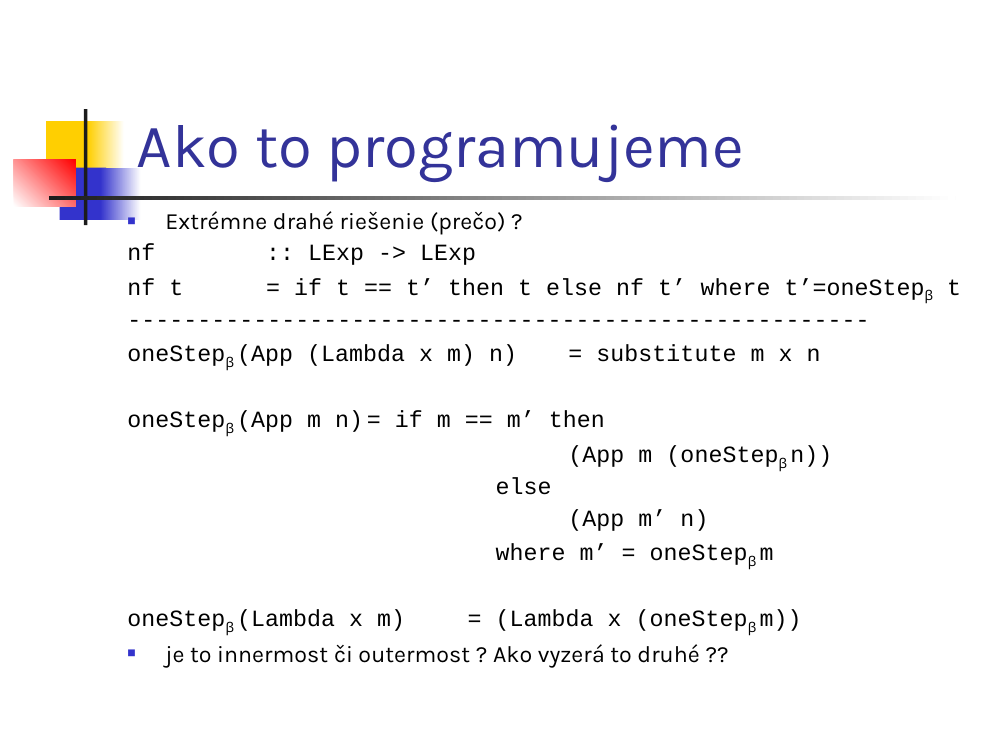
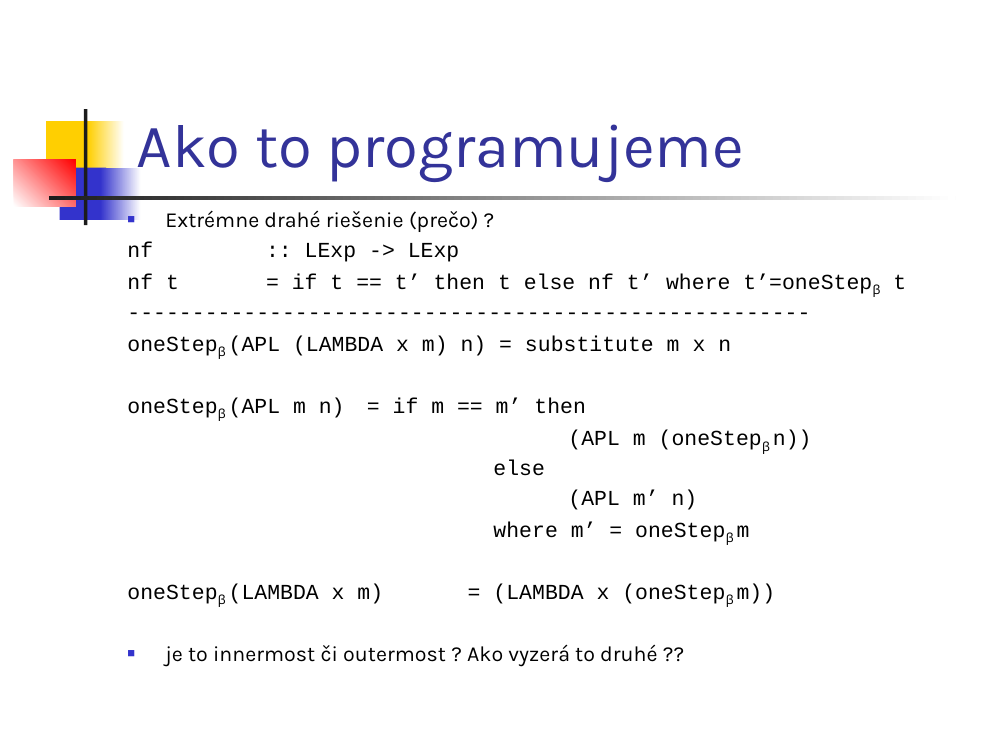
Before and after one commit to Funkcionalne/Prednasky, a slide deck: slide 8 of 06/06_fpro.ppt. Drawn at 1008x756 pixels with LibreOffice and Linux fonts; fonts in the diff are those of the drawing. Boxes give left, top, right and bottom in pixels: in the first picture for what was removed or moved away, otherwise in the second. Text is boxed around its words. In the diff, an @@ line names an element or a change of style, - is before the commit and + after.

```diff
--- a/06/06_fpro.ppt
+++ b/06/06_fpro.ppt
@@ text at (x1=127, y1=210, x2=906, y2=667): size 16.6 to 15.3 pt in "Extrémne drahé riešenie (prečo) ?", "nf :: LExp -> LExp", "nf t = if t == t’ ...", "-----------------------------------------------------" and 3 more places @@
@@ text at (x1=229, y1=335, x2=812, y2=450): text changed; size 16.6 to 15.3 pt @@
-oneStepβ (App (Lambda x m) n) = substitute m x n
-oneStepβ (App m n) = if m == m’ then
-(App m (oneStepβ n))
+oneStepβ (APL (LAMBDA x m) n) = substitute m x n
+oneStepβ (APL m n) = if m == m’ then
+(APL m (oneStepβ n))
@@ text at (x1=568, y1=490, x2=698, y2=510): text changed; size 16.6 to 15.3 pt @@
-(App m’ n)
+(APL m’ n)
@@ text at (x1=229, y1=584, x2=776, y2=604): text changed; size 16.6 to 15.3 pt @@
-oneStepβ (Lambda x m) = (Lambda x (oneStepβ m))
+oneStepβ (LAMBDA x m) = (LAMBDA x (oneStepβ m))
```
Also in this commit, not shown: 8 other slides changed, 8 slides removed, 1 other file.
